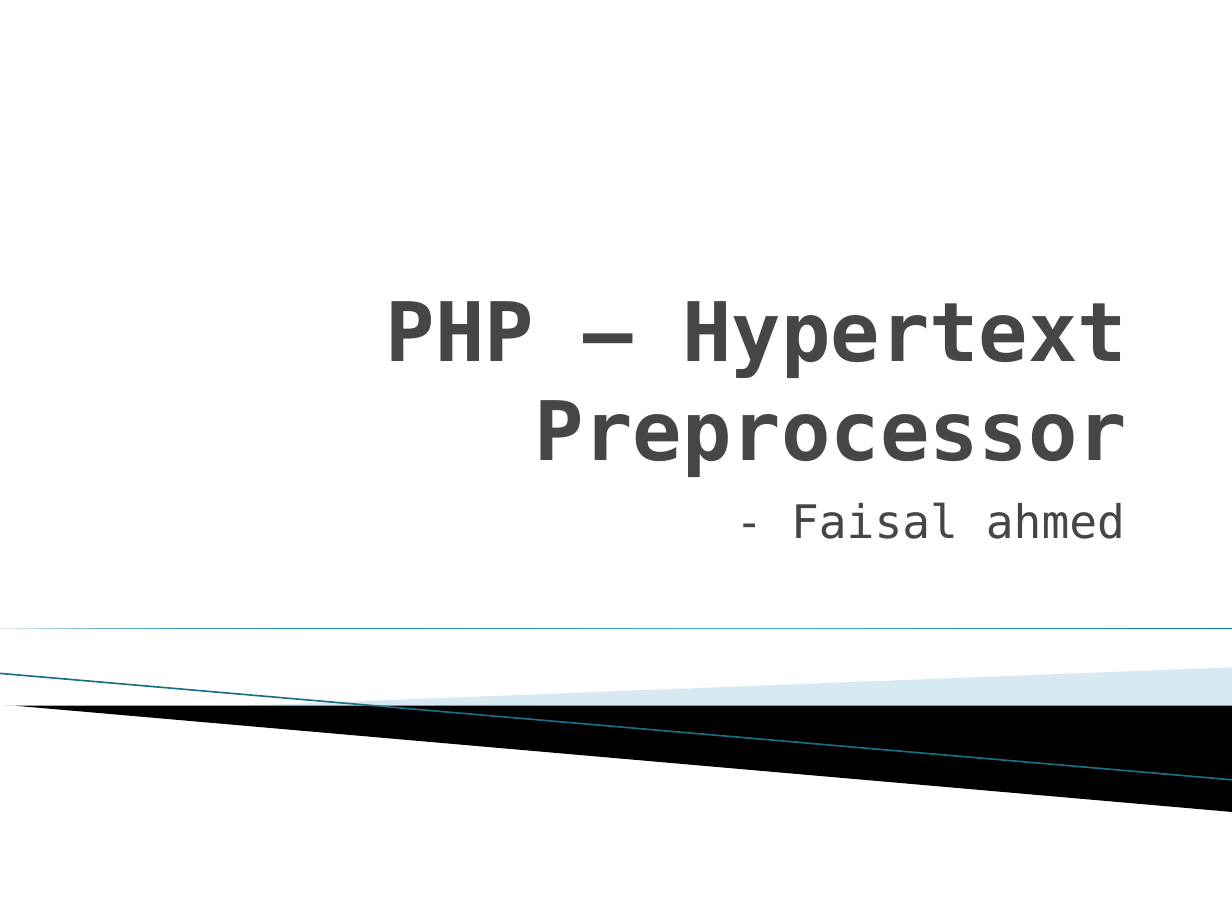
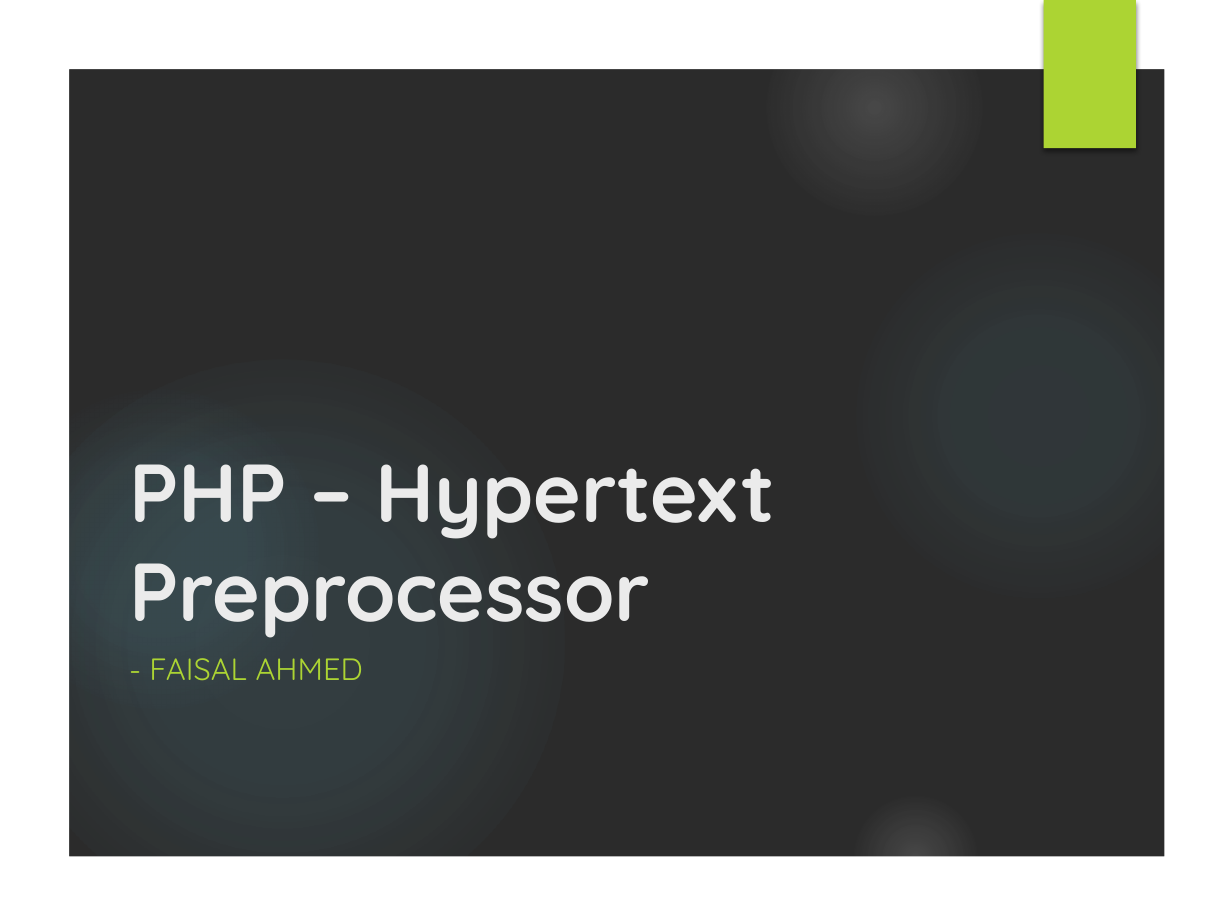
Before and after one commit to faisal2410/php_b2, a slide deck: slide 1 of 1_What_is_PHP.pptx. Drawn at 1232x924 pixels with LibreOffice and Linux fonts; fonts in the diff are those of the drawing; background and template pictures are left out; a plain dark background stands for a picture behind light text. Boxes give left, top, right and bottom in pixels: in the first picture for what was removed or moved away, otherwise in the second. Text is boxed around its words. In the diff, an @@ line names an element or a change of style, - is before the commit and + after.

```diff
--- a/1_What_is_PHP.pptx
+++ b/1_What_is_PHP.pptx
@@ background #FFFFFF to picture (left out) @@
@@ group added at (x1=0, y1=0, x2=1232, y2=924): 5 ellipses, 1 freeform shape @@
@@ rectangle added at (x1=1044, y1=0, x2=1136, y2=148), fill #ACD433 @@
@@ title "PHP – Hypertext Preprocessor" moved from (x1=386, y1=301, x2=1127, y2=477) to (x1=129, y1=464, x2=776, y2=638) @@
@@ title "PHP – Hypertext Preprocessor" at (x1=129, y1=464, x2=776, y2=638): font DejaVu Sans Mono to Quicksand, text colour #464646 to #EBEBEB; alignment right to left @@
@@ right triangle removed at (x1=0, y1=628, x2=1232, y2=628) @@
@@ subtitle at (x1=149, y1=658, x2=363, y2=680): text changed; size 27 to 18 pt; font DejaVu Sans Mono to Quicksand; text colour #464646 to #ACD433 @@
-- Faisal ahmed
+- FAISAL AHMED
@@ line removed from (0, 674) to (1232, 780) @@
@@ freeform shape removed at (x1=228, y1=668, x2=1232, y2=733) @@
@@ freeform shape removed at (x1=5, y1=706, x2=1232, y2=812) @@
```
Also in this commit, not shown: 8 other slides changed, 12 other files.
